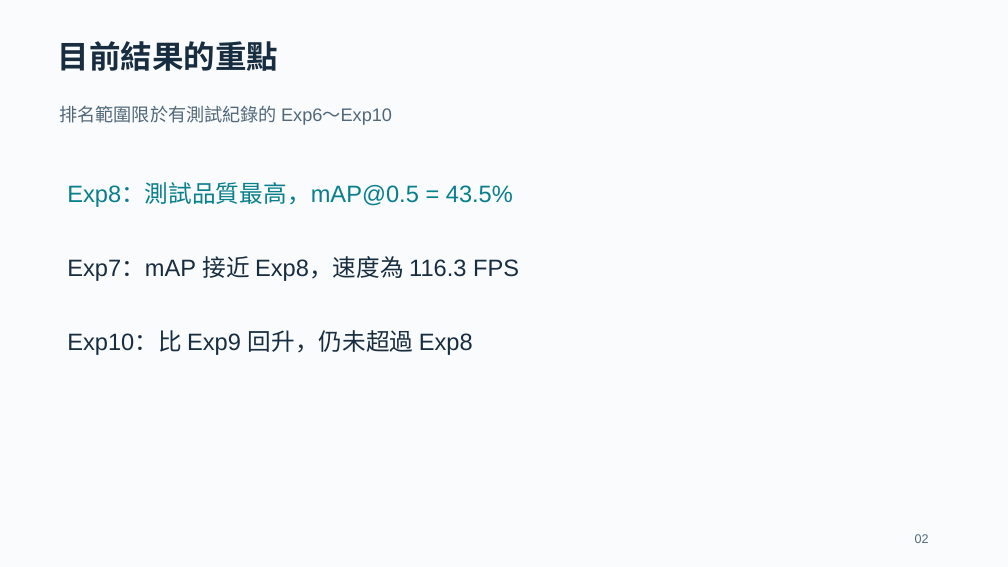
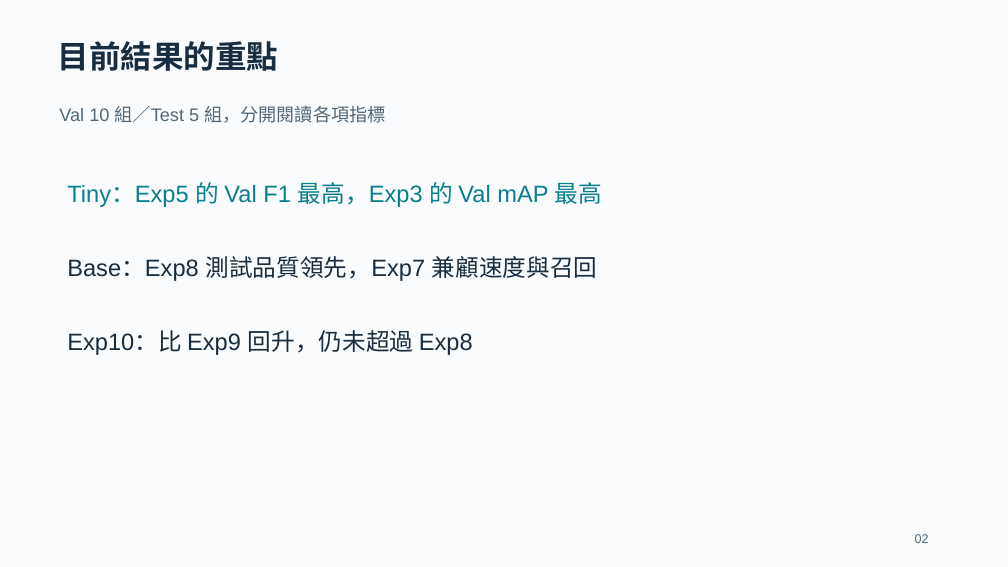
Before and after one commit to contemplator/nchu-research-method-traffic-violation-dataset, a slide deck: slide 2 of outputs/Exp1-Exp10_交通設施偵測實驗報告.pptx. Drawn at 1008x567 pixels with LibreOffice and Linux fonts; fonts in the diff are those of the drawing. Boxes give left, top, right and bottom in pixels: in the first picture for what was removed or moved away, otherwise in the second. Text is boxed around its words. In the diff, an @@ line names an element or a change of style, - is before the commit and + after.

```diff
--- a/outputs/Exp1-Exp10_交通設施偵測實驗報告.pptx
+++ b/outputs/Exp1-Exp10_交通設施偵測實驗報告.pptx
@@ text at [59, 106, 385, 123]: text changed @@
-排名範圍限於有測試紀錄的 Exp6～Exp10
+Val 10 組／Test 5 組，分開閱讀各項指標
@@ text at [67, 182, 602, 207]: text changed @@
-Exp8：測試品質最高，mAP@0.5 = 43.5%
+Tiny：Exp5 的 Val F1 最高，Exp3 的 Val mAP 最高
@@ text at [67, 256, 598, 281]: text changed @@
-Exp7：mAP 接近 Exp8，速度為 116.3 FPS
+Base：Exp8 測試品質領先，Exp7 兼顧速度與召回
```
Also in this commit, not shown: 16 other slides changed, 8 slides added.
